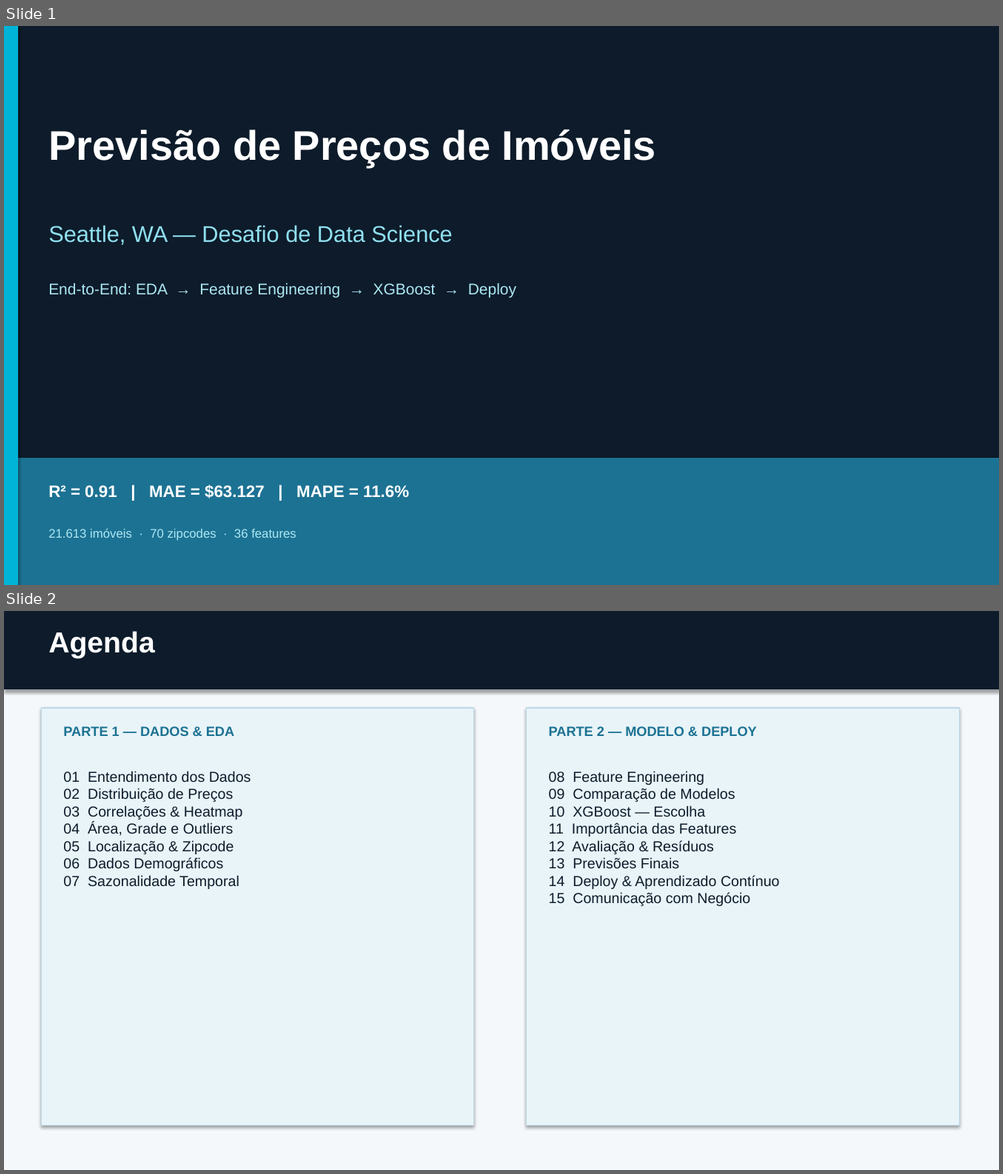
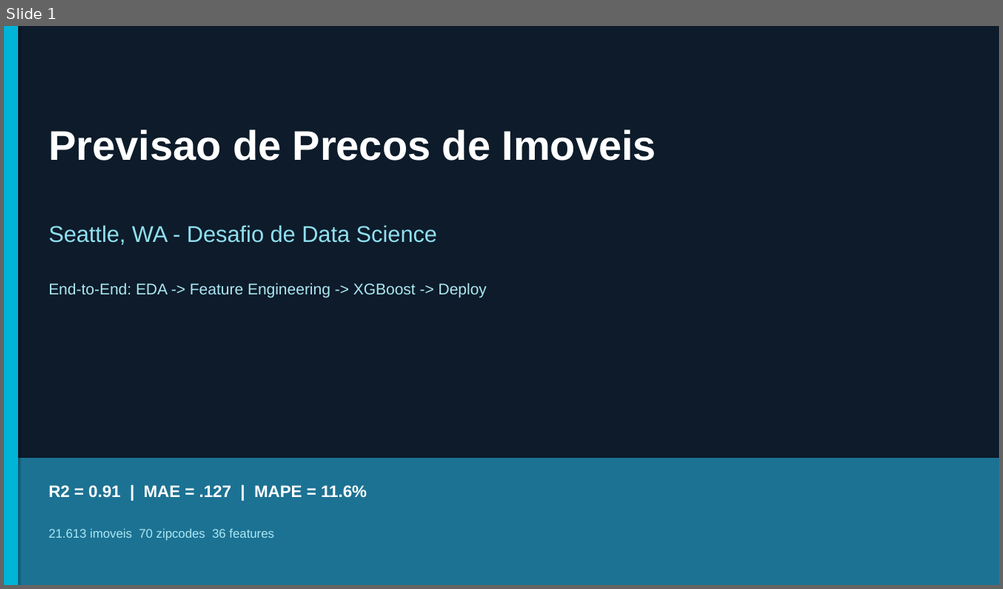
Before and after one commit to rogerestatistico/HOUSE_PRICE_PREDICTION, a slide deck: presentation_house_price.pptx. Shown one above the other, each under a label of ours: slides 1 and 2 before the commit, slide 1 after it. The pictures are 1003x1174 and 1003x589 pixels, drawn with LibreOffice and Linux fonts; fonts in the diff are those of the drawing. Boxes give left, top, right and bottom in pixels: in the first picture for what was removed or moved away, otherwise in the second. Text is boxed around its words. In the diff, an @@ line names an element or a change of style, - is before the commit and + after.

```diff
--- a/presentation_house_price.pptx
+++ b/presentation_house_price.pptx
@@ slide 2 removed at [4,611,999,1170], background #F4F8FB @@
@@ rectangle removed at [4,611,999,689] @@
@@ text removed at [48,631,155,658] @@
-Agenda
@@ rectangle removed at [41,708,474,1126] @@
@@ rectangle removed at [526,708,959,1126] @@
@@ text removed at [63,726,234,736] @@
-PARTE 1 — DADOS & EDA
@@ text removed at [549,726,757,736] @@
-PARTE 2 — MODELO & DEPLOY
@@ text removed at [63,771,251,889] @@
-01 Entendimento dos Dados
-02 Distribuição de Preços
-03 Correlações & Heatmap
-04 Área, Grade e Outliers
-05 Localização & Zipcode
-06 Dados Demográficos
-07 Sazonalidade Temporal
@@ text removed at [549,771,780,906] @@
-08 Feature Engineering
-09 Comparação de Modelos
-10 XGBoost — Escolha
-11 Importância das Features
-12 Avaliação & Resíduos
-13 Previsões Finais
-14 Deploy & Aprendizado Contínuo
-15 Comunicação com Negócio
@@ slide 1 changed as well @@
@@ text at [48,130,656,161]: text changed @@
-Previsão de Preços de Imóveis
+Previsao de Precos de Imoveis
@@ text at [48,225,437,245]: text changed @@
-Seattle, WA — Desafio de Data Science
+Seattle, WA - Desafio de Data Science
@@ text at [48,283,486,298]: text changed @@
-End-to-End: EDA → Feature Engineering → XGBoost → Deploy
+End-to-End: EDA -> Feature Engineering -> XGBoost -> Deploy
@@ text at [48,486,367,498]: text changed @@
-R² = 0.91 | MAE = $63.127 | MAPE = 11.6%
+R2 = 0.91 | MAE = .127 | MAPE = 11.6%
@@ text at [48,529,274,541]: text changed @@
-21.613 imóveis · 70 zipcodes · 36 features
+21.613 imoveis 70 zipcodes 36 features
```
Also in this commit, not shown: 11 other slides changed, 5 slides added, 7 other slides removed.
